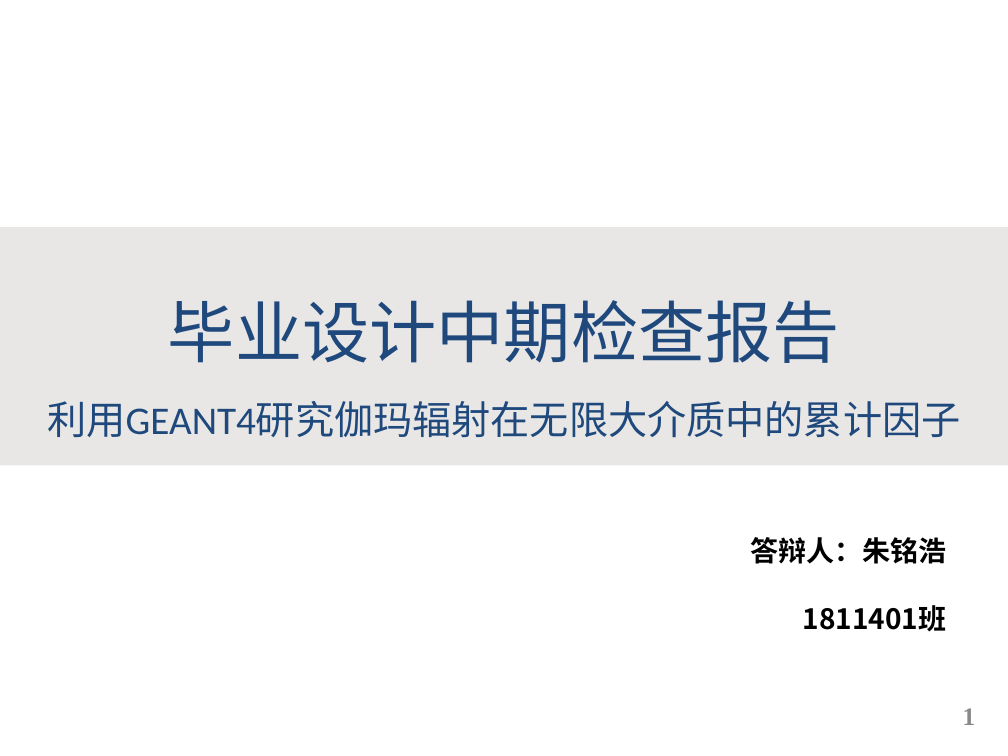
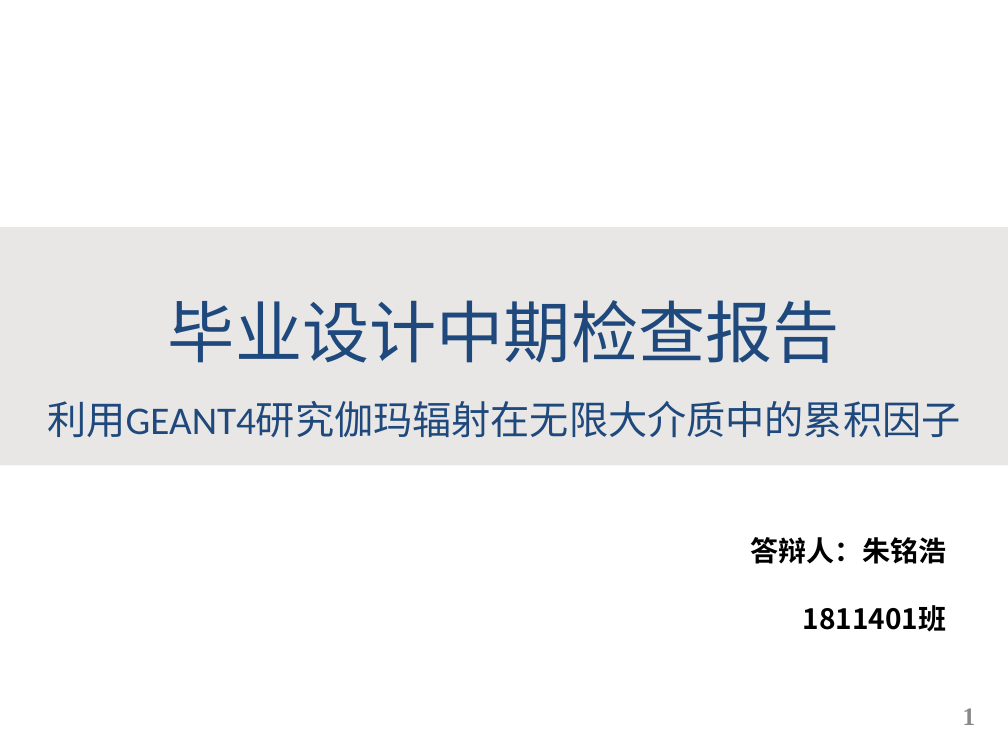
Before and after one commit to Apricot1024/GraduationProject, a slide deck: slide 1 of 2.中期/中期.pptx. Drawn at 1008x756 pixels with LibreOffice and Linux fonts; fonts in the diff are those of the drawing; background and template pictures are left out. Boxes give left, top, right and bottom in pixels: in the first picture for what was removed or moved away, otherwise in the second. Text is boxed around its words. In the diff, an @@ line names an element or a change of style, - is before the commit and + after.

```diff
--- a/2.中期/中期.pptx
+++ b/2.中期/中期.pptx
@@ text in rectangle at <box>47,401,960,438</box>: text changed @@
-利用GEANT4研究伽玛辐射在无限大介质中的累计因子
+利用GEANT4研究伽玛辐射在无限大介质中的累积因子
```
Also in this commit, not shown: 11 other slides changed, 1 slide added, 16 other files.
